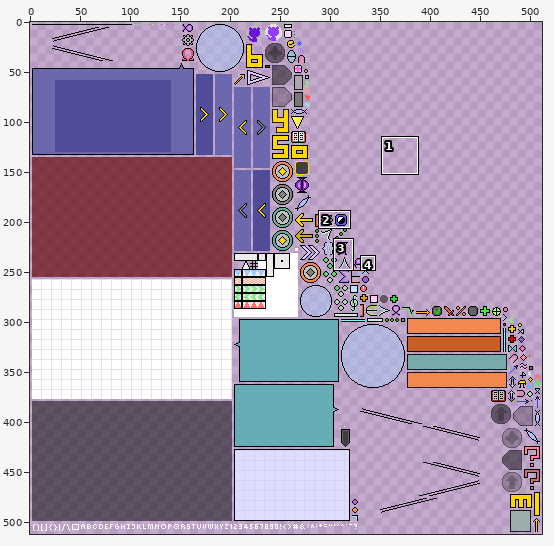
Edited in one commit: sprite sheet (android/assets/textures/textures.png). Above: a wide view before the commit, with the close-up outlined.
Close-up. Old version:
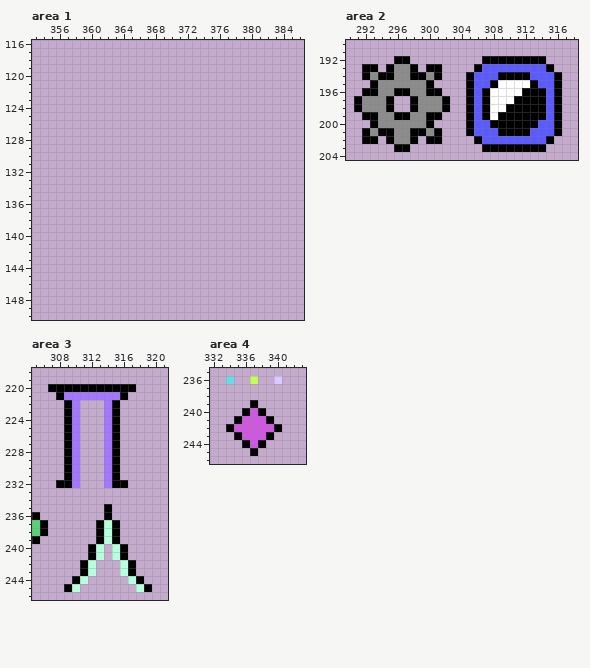
The file is 512x512 pixels. Colours within 5 levels of each other are drawn and written as one. Shown: area 1: x 353..386, y 116..150; area 2: x 290..318, y 190..204; area 3: x 305..321, y 218..246; area 4: x 332..343, y 235..246. The commit also changed other parts of the picture, which this record leaves out.
Once edited:
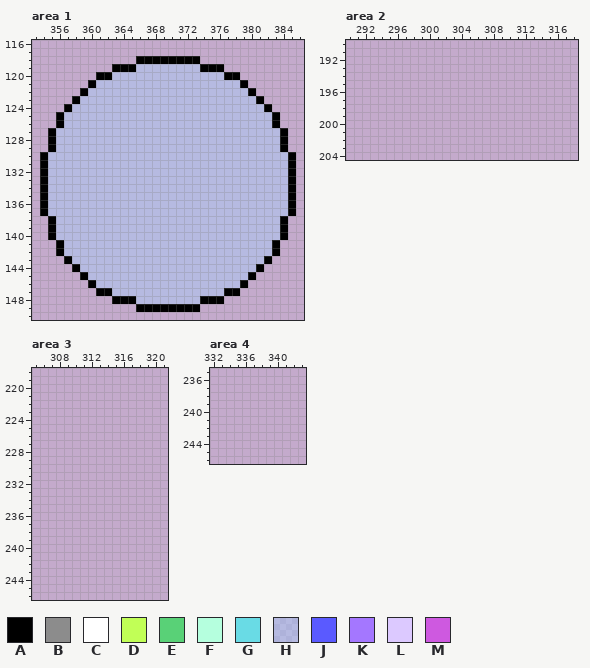
Palette (. is transparent): A #000000  B #8c8c8c  C #ffffff  D #c1ff56  E #59d177  F #b5ffde  G #69dbe5  H #a3d1ff6b  J #5a5aff  K #a477ff  L #dcc9ff  M #ce59e0
The edit:
Area 1:
y 118: x 366..373 ........ -> AAAAAAAA
y 119: x 363..376 .............. -> AAAHHHHHHHHAAA
y 120: x 361..378 .................. -> AAHHHHHHHHHHHHHHAA
y 121: x 360..379 .................... -> AHHHHHHHHHHHHHHHHHHA
y 122: x 359..380 ...................... -> AHHHHHHHHHHHHHHHHHHHHA
y 123: x 358..381 ........................ -> AHHHHHHHHHHHHHHHHHHHHHHA
y 124: x 357..382 .......................... -> AHHHHHHHHHHHHHHHHHHHHHHHHA
y 125..126: x 356..383 ............................ -> AHHHHHHHHHHHHHHHHHHHHHHHHHHA
y 127..129: x 355..384 .............................. -> AHHHHHHHHHHHHHHHHHHHHHHHHHHHHA
y 130..137: x 354..385 ................................ -> AHHHHHHHHHHHHHHHHHHHHHHHHHHHHHHA
y 138..140: x 355..384 .............................. -> AHHHHHHHHHHHHHHHHHHHHHHHHHHHHA
y 141..142: x 356..383 ............................ -> AHHHHHHHHHHHHHHHHHHHHHHHHHHA
y 143: x 357..382 .......................... -> AHHHHHHHHHHHHHHHHHHHHHHHHA
y 144: x 358..381 ........................ -> AHHHHHHHHHHHHHHHHHHHHHHA
y 145: x 359..380 ...................... -> AHHHHHHHHHHHHHHHHHHHHA
y 146: x 360..379 .................... -> AHHHHHHHHHHHHHHHHHHA
y 147: x 361..378 .................. -> AAHHHHHHHHHHHHHHAA
y 148: x 363..376 .............. -> AAAHHHHHHHHAAA
y 149: x 366..373 ........ -> AAAAAAAA
Area 2:
y 192: x 296..297 AA -> ..; x 307..314 AAAAAAAA -> ........
y 193: x 292..293 AA -> ..; x 295..298 ABBA -> ....; x 300..301 AA -> ..; x 306..315 AJJJJJJJJA -> ..........
y 194: x 292..301 ABAABBAABA -> ..........; x 305..316 AJJJAAAAJJJA -> ............
y 195: x 293..300 ABBBBBBA -> ........; x 305..316 AJJACCCCAJJA -> ............
y 196: x 292..301 AABBAABBAA -> ..........; x 305..316 AJACCCCAAAJA -> ............
y 197: x 291..295 ABBBA -> .....; x 298..302 ABBBA -> .....; x 305..316 AJACCCAAAAJA -> ............
y 198: x 291..295 ABBBA -> .....; x 298..302 ABBBA -> .....; x 305..316 AJACCAAAAAJA -> ............
y 199: x 292..301 AABBAABBAA -> ..........; x 305..316 AJACAAAAAAJA -> ............
y 200: x 293..300 ABBBBBBA -> ........; x 305..316 AJJAAAAAAJJA -> ............
y 201: x 292..301 ABAABBAABA -> ..........; x 305..316 AJJJAAAAJJJA -> ............
y 202: x 292..293 AA -> ..; x 295..298 ABBA -> ....; x 300..301 AA -> ..; x 306..315 AJJJJJJJJA -> ..........
y 203: x 296..297 AA -> ..; x 307..314 AAAAAAAA -> ........
Area 3:
y 220: x 307..317 AAAAAAAAAAA -> ...........
y 221: x 308..316 AKKKKKKKA -> .........
y 222..231: x 309..310 AK -> ..; x 314..315 KA -> ..
y 232: x 308..310 AAK -> ...; x 314..316 KAA -> ...
y 235: x 314 A -> .
y 236: x 305 A -> .; x 314 A -> .
y 237..238: x 305..306 EA -> ..; x 313..315 AFA -> ...
y 239: x 305 A -> .; x 313..315 AFA -> ...
y 240..241: x 312..313 AF -> ..; x 315..316 FA -> ..
y 242..243: x 311..312 AF -> ..; x 316..317 FA -> ..
y 244: x 310..311 AF -> ..; x 317..318 FA -> ..
y 245: x 309..310 AF -> ..; x 318..319 FA -> ..
Area 4:
y 236: x 334 G -> .; x 337 D -> .; x 340 L -> .
y 239: x 337 A -> .
y 240: x 336..338 AMA -> ...
y 241: x 335..339 AMMMA -> .....
y 242: x 334..340 AMMMMMA -> .......
y 243: x 335..339 AMMMA -> .....
y 244: x 336..338 AMA -> ...
y 245: x 337 A -> .
Boxes around the changes in both close-ups, in picture pixels (x1, y1, x2, y2):
added: (40, 56, 296, 312)
erased: (354, 56, 562, 152)
erased: (32, 384, 152, 592)
erased: (226, 376, 282, 456)
